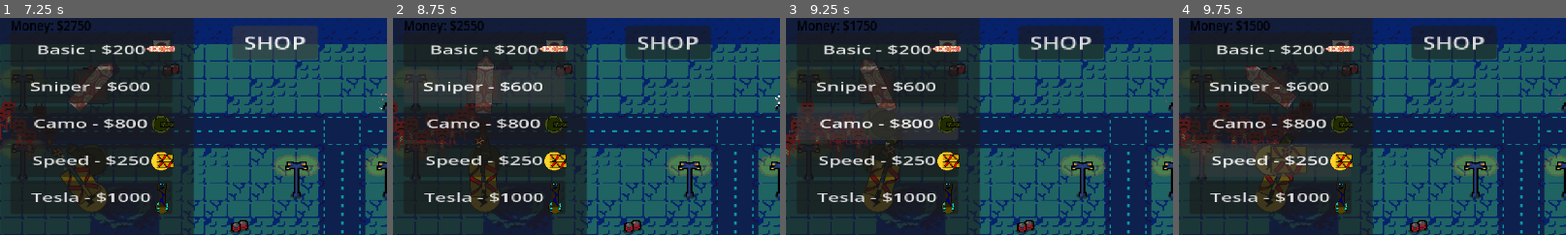
Above: before the commit, frames 1-4 (left to right).
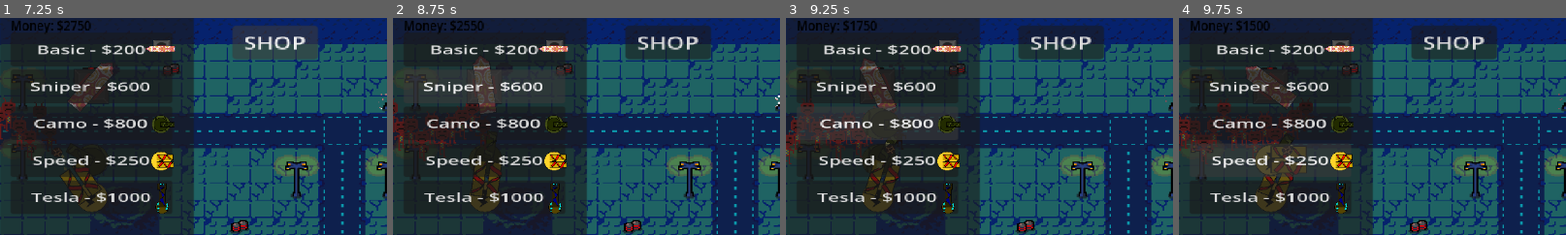
Above: after the commit, the same moments.

Repository: Matthewfrogman/Battle_towers
Game: Godot game, scene res://Maps/Map_3.tscn
Same seed, same stepped clock (60 frames per second), same inputs: the game is played once before the commit and once after it. This scene is started directly instead of the project's main scene.
Inputs:
- Up to frame 1 (7.25 s): click "Basic - $200" at 0.5 s; click "Sniper - $600" at 1.25 s; click "Camo - $800" at 2 s; click "Speed - $250" at 2.75 s; click "Tesla - $1000" at 3.5 s; click "▶▶" at 4.25 s; click "SHOP" at 5 s; click ">" at 5.75 s; click "SHOP" at 6.5 s
- Up to frame 2 (8.75 s): click "Basic - $200" at 7.25 s; click "Sniper - $600" at 8 s
- Up to frame 3 (9.25 s): click "Camo - $800" at 8.75 s
- Up to frame 4 (9.75 s): click "Speed - $250" at 9.5 s
The pictures show only the part of the screen within x 0-50%, y 2-52%; the shares and areas given below are measured in that part.

Frame 1 is identical in both runs. In frame 2, 1.1% of the frame differs, in the area x 19-29%, y 17-84%; in frame 3, less than 0.1%; in frame 4, less than 0.1%.

Commit message:
fixed things

Diff:
--- a/Towers/camo_tower.tscn
+++ b/Towers/camo_tower.tscn
@@ -15,6 +15,7 @@
 [node name="Tower" unique_id=598119214 instance=ExtResource("1_d3qwo")]
 script = ExtResource("2_p54iu")
 sees_camo = true
+cooldown = 3.0
 attack_range = 10
 bullet_scene = ExtResource("3_p54iu")
 
--- a/Towers/tesla.tscn
+++ b/Towers/tesla.tscn
@@ -13,6 +13,7 @@
 
 [node name="Tower" unique_id=598119214 instance=ExtResource("1_58jxk")]
 script = ExtResource("2_gjwx0")
+cooldown = 3.0
 
 [node name="Footprint" parent="." index="0" unique_id=2093572891]
 position = Vector2(22, -5)
--- a/enemies/speeder_body.tscn
+++ b/enemies/speeder_body.tscn
@@ -4,8 +4,8 @@
 [ext_resource type="Script" uid="uid://dormthxby0qn1" path="res://scenes/enemy_base.gd" id="1_70fql"]
 
 [sub_resource type="CapsuleShape2D" id="CapsuleShape2D_obg72"]
-radius = 21.0
-height = 44.0
+radius = 15.0
+height = 36.0
 
 [sub_resource type="AtlasTexture" id="AtlasTexture_ycak7"]
 atlas = ExtResource("1_2apkp")
@@ -41,3 +41,4 @@
 position = Vector2(1, 4)
 scale = Vector2(2, 2)
 sprite_frames = SubResource("SpriteFrames_u5ova")
+autoplay = "default"
